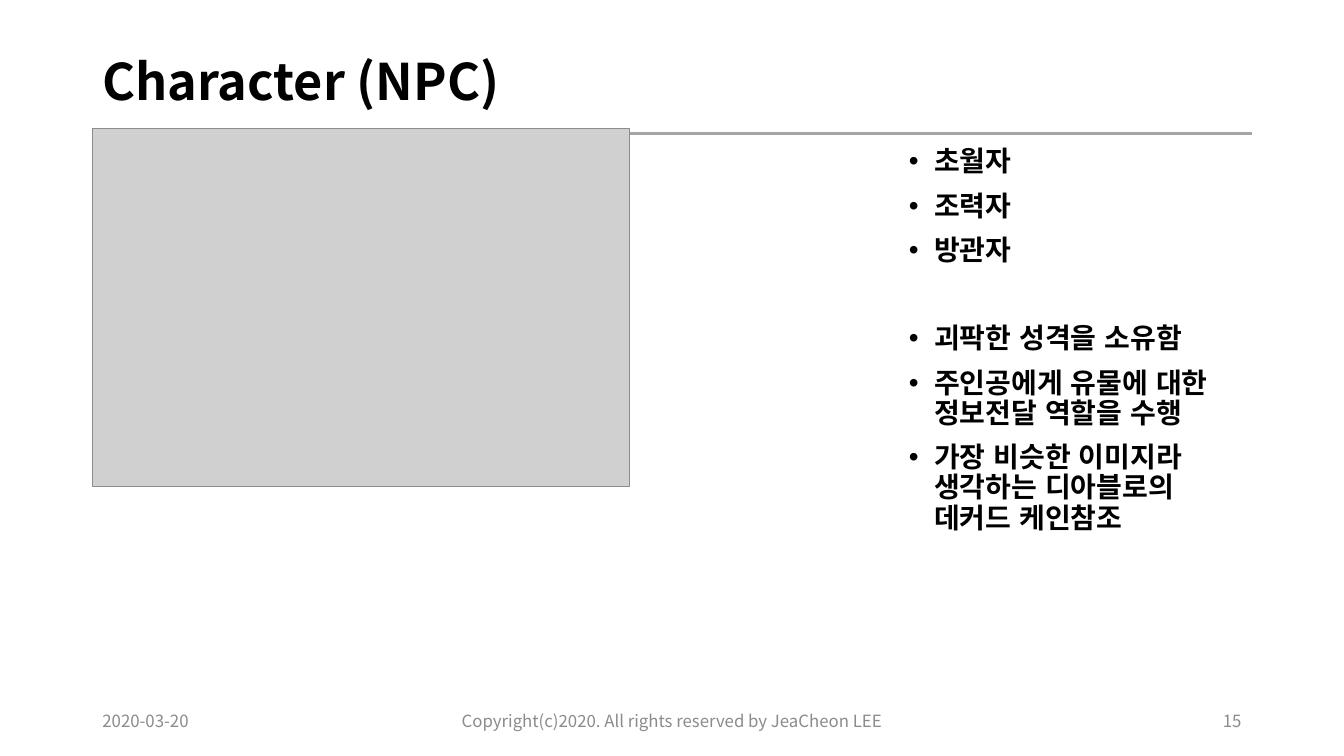
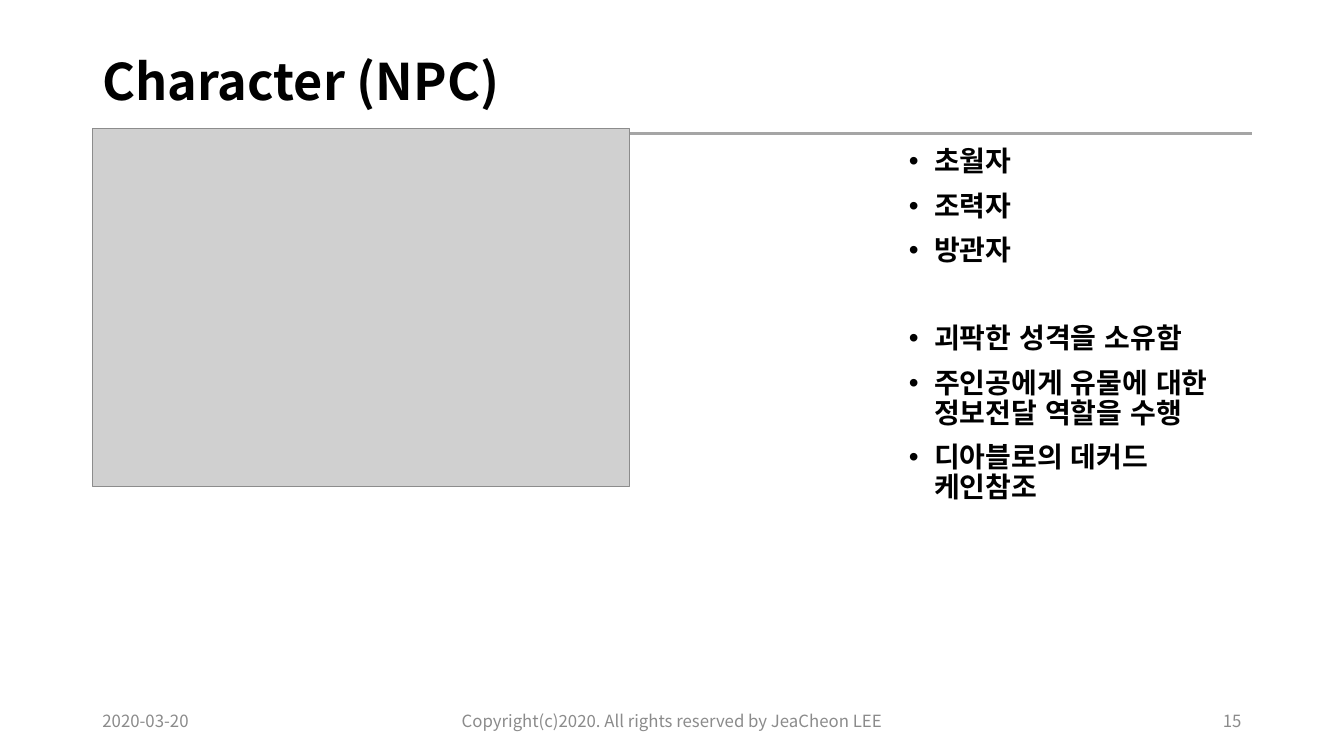
Before and after one commit to lee1030cjs/SemiProject_ActionRPG, a slide deck: slide 15 of 01.Document/01.컨셉기획/[SemiProject1]20200320_ActionRPG_concept_design_이재천_ver0.1.pptx. Drawn at 1344x756 pixels with LibreOffice and Linux fonts; fonts in the diff are those of the drawing; grey boxes stand for pictures. Boxes give left, top, right and bottom in pixels: in the first picture for what was removed or moved away, otherwise in the second. Text is boxed around its words. In the diff, an @@ line names an element or a change of style, - is before the commit and + after.

```diff
--- a/01.Document/01.컨셉기획/[SemiProject1]20200320_ActionRPG_concept_design_이재천_ver0.1.pptx
+++ b/01.Document/01.컨셉기획/[SemiProject1]20200320_ActionRPG_concept_design_이재천_ver0.1.pptx
@@ text at [934,443,1148,500]: text changed @@
-• 가장 비슷한 이미지라 생각하는 디아블로의 데커드 케인참조
+• 디아블로의 데커드 케인참조
```
Also in this commit, not shown: 9 other slides changed, 1 slide added, 2 other files.
